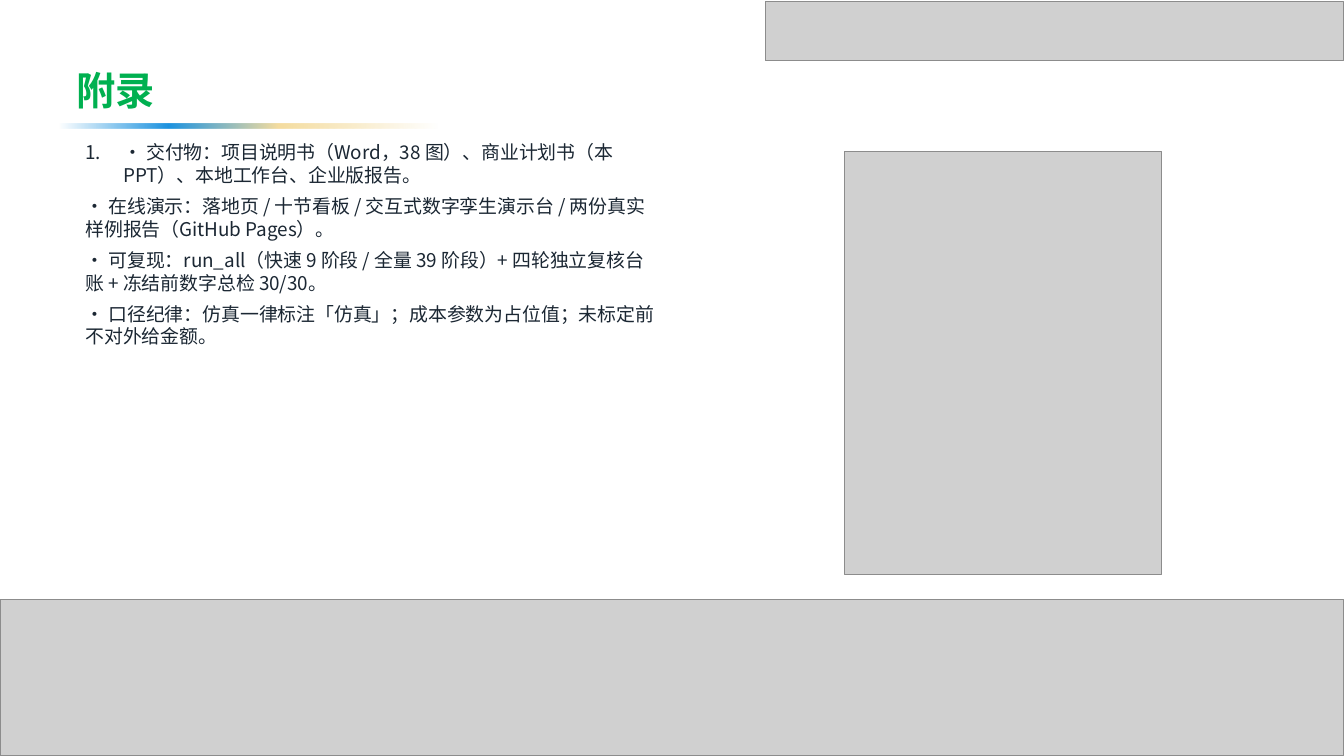
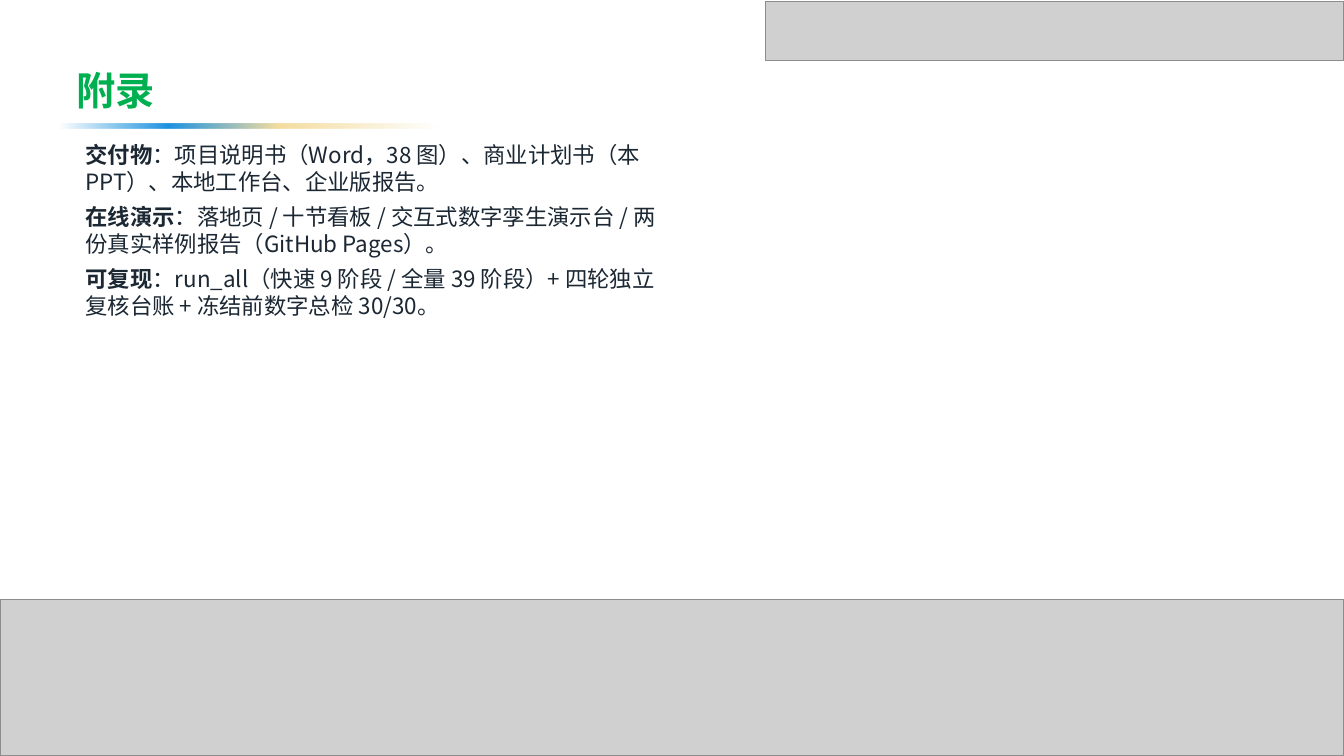
Before and after one commit to by739yang/BEWG_PdM, a slide deck: slide 19 of deliverables/ppt/澜脉_商业计划书.pptx (slide 29 before the commit). Drawn at 1344x756 pixels with LibreOffice and Linux fonts; fonts in the diff are those of the drawing; grey boxes stand for pictures; background and template pictures are left out. Boxes give left, top, right and bottom in pixels: in the first picture for what was removed or moved away, otherwise in the second. Text is boxed around its words. In the diff, an @@ line names an element or a change of style, - is before the commit and + after.

```diff
--- a/deliverables/ppt/澜脉_商业计划书.pptx
+++ b/deliverables/ppt/澜脉_商业计划书.pptx
@@ text at box(85, 144, 655, 318): text changed; size 13.5 to 16 pt @@
-1. · 交付物：项目说明书（Word，38 图）、商业计划书（本 PPT）、本地工作台、企业版报告。
-· 在线演示：落地页 / 十节看板 / 交互式数字孪生演示台 / 两份真实样例报告（GitHub Pages）。
-· 可复现：run_all（快速 9 阶段 / 全量 39 阶段）+ 四轮独立复核台账 + 冻结前数字总检 30/30。
-· 口径纪律：仿真一律标注「仿真」；成本参数为占位值；未标定前不对外给金额。
+交付物：项目说明书（Word，38 图）、商业计划书（本 PPT）、本地工作台、企业版报告。
+在线演示：落地页 / 十节看板 / 交互式数字孪生演示台 / 两份真实样例报告（GitHub Pages）。
+可复现：run_all（快速 9 阶段 / 全量 39 阶段）+ 四轮独立复核台账 + 冻结前数字总检 30/30。
@@ picture removed at box(845, 151, 1163, 575) @@
```
Also in this commit, not shown: 17 other slides changed, 1 slide added, 11 slides removed, 21 other files.
